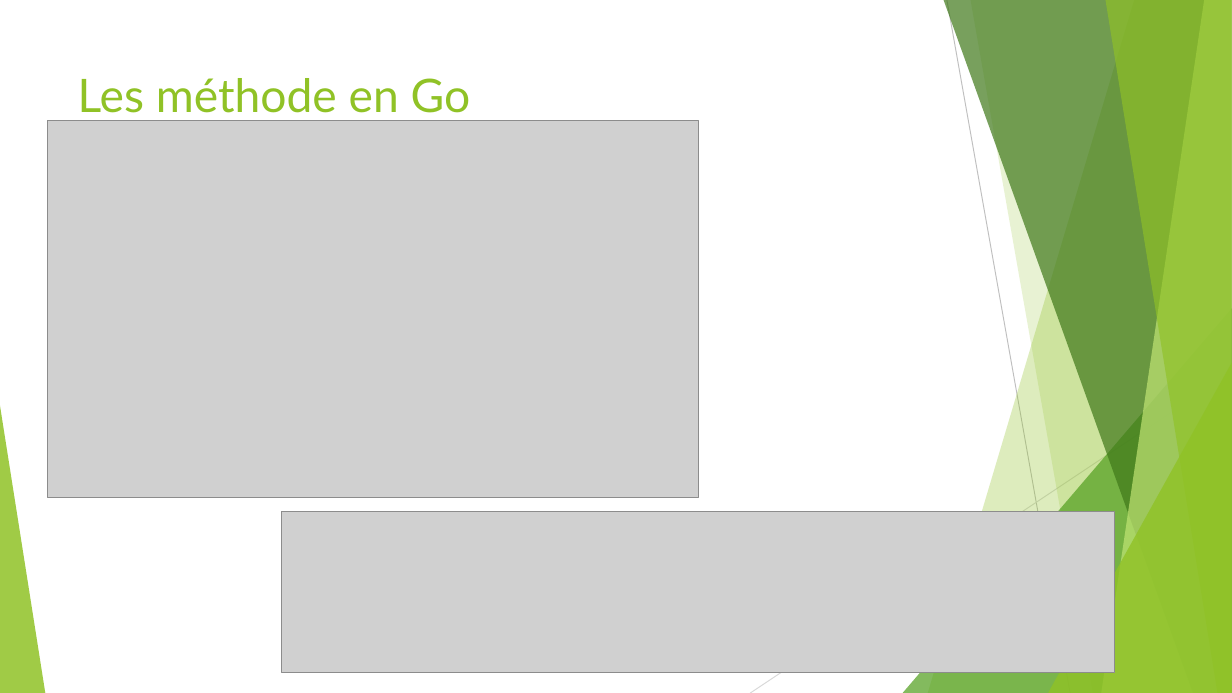
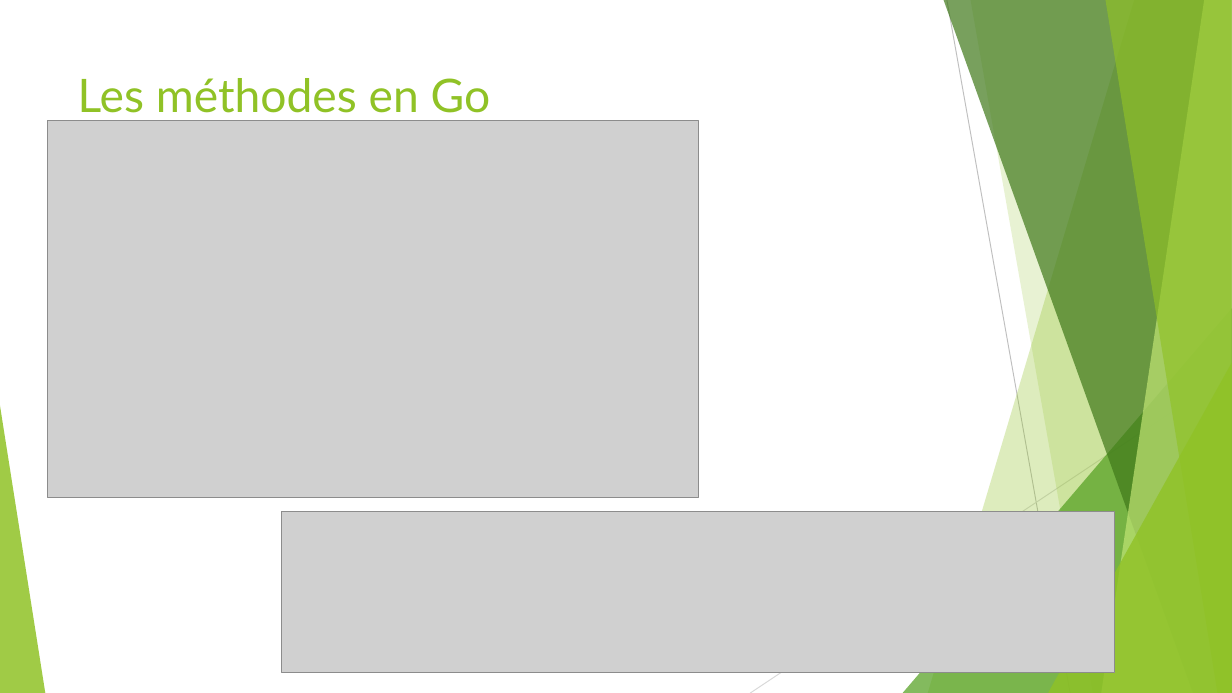
Before and after one commit to worming004/OOPAndGo, a slide deck: slide 7 of PPT/OOPAndGo.pptx. Drawn at 1232x693 pixels with LibreOffice and Linux fonts; fonts in the diff are those of the drawing; grey boxes stand for pictures. Boxes give left, top, right and bottom in pixels: in the first picture for what was removed or moved away, otherwise in the second. Text is boxed around its words. In the diff, an @@ line names an element or a change of style, - is before the commit and + after.

```diff
--- a/PPT/OOPAndGo.pptx
+++ b/PPT/OOPAndGo.pptx
@@ title at (x1=78, y1=78, x2=491, y2=121): text changed @@
-Les méthode en Go
+Les méthodes en Go
```
Also in this commit, not shown: 9 other slides changed, 1 slide added, 1 slide removed, 1 other file.
